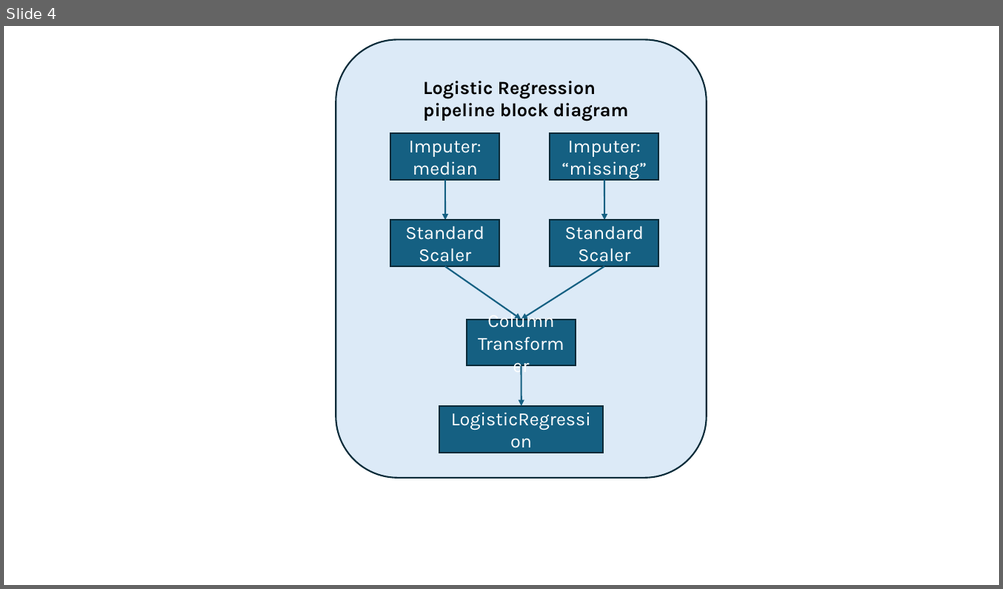
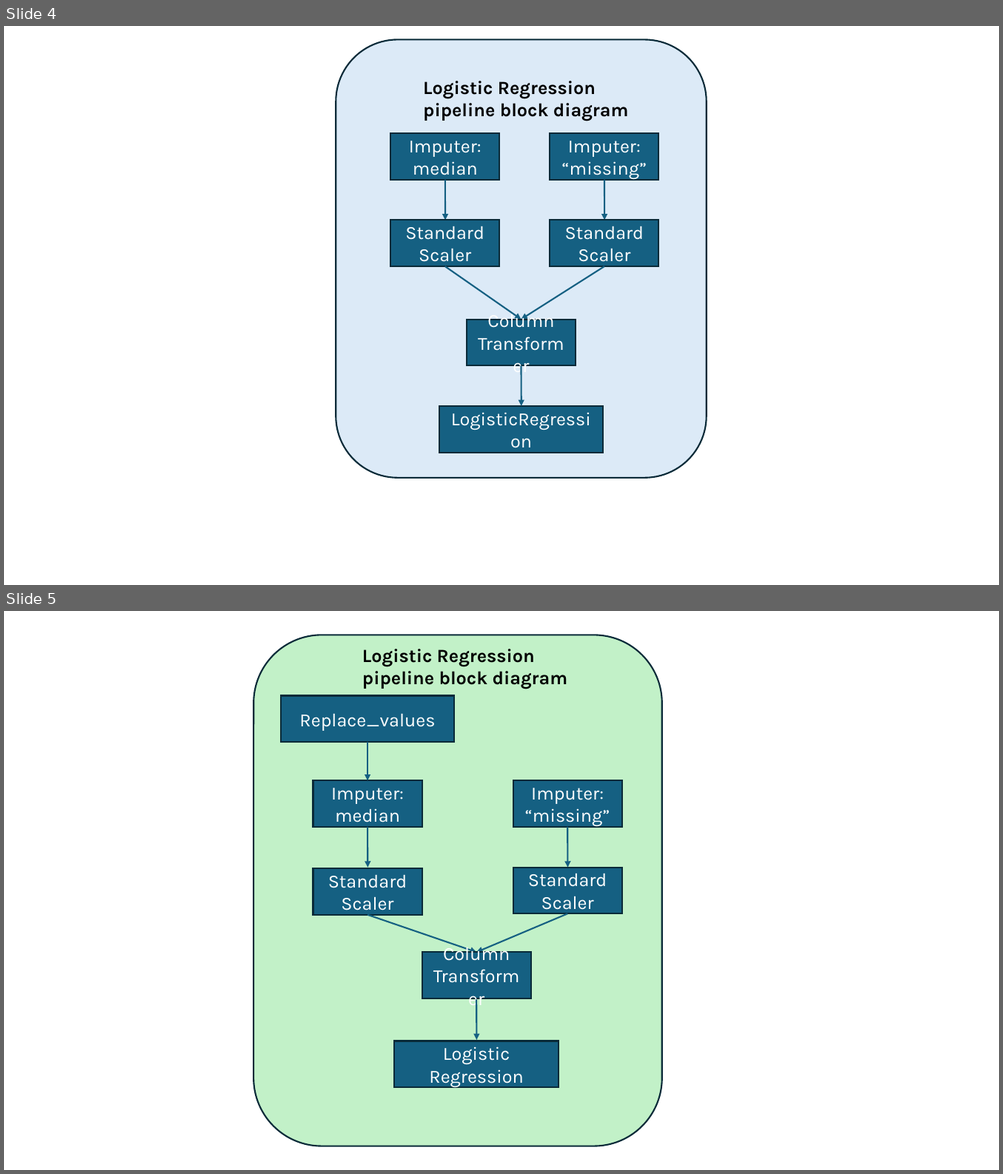
Before and after one commit to pmiller50/IU_AML_SP24_Group9, a slide deck: Block Charts.pptx. Shown one above the other, each under a label of ours: slide 4 before the commit, slides 4 and 5 after it. The pictures are 1003x589 and 1003x1174 pixels, drawn with LibreOffice and Linux fonts; fonts in the diff are those of the drawing. Boxes give left, top, right and bottom in pixels: in the first picture for what was removed or moved away, otherwise in the second. Text is boxed around its words. In the diff, an @@ line names an element or a change of style, - is before the commit and + after.

```diff
--- a/Block Charts.pptx
+++ b/Block Charts.pptx
@@ slide 5 added at box(4, 611, 999, 1170), background #FFFFFF @@
@@ rounded rectangle added at box(254, 635, 662, 1147), fill #C2F1C8, outline #092A39 1.5 pt @@
@@ text added at box(362, 649, 568, 689), 18 pt, text #000000, bold @@
+Logistic Regression pipeline block diagram
@@ rectangle added at box(281, 696, 454, 742), fill #156082, outline #092A39 1.5 pt, 18 pt, text #FFFFFF @@
+Replace_values
@@ arrow added from (367, 742) to (367, 781), #156082 1.5 pt @@
@@ rectangle added at box(313, 781, 422, 827), fill #156082, outline #092A39 1.5 pt, 18 pt, text #FFFFFF @@
+Imputer: median
@@ rectangle added at box(513, 781, 622, 827), fill #156082, outline #092A39 1.5 pt, 18 pt, text #FFFFFF @@
+Imputer: “missing”
@@ arrow added from (367, 827) to (367, 868), #156082 1.5 pt @@
@@ arrow added from (567, 827) to (567, 868), #156082 1.5 pt @@
@@ rectangle added at box(313, 869, 422, 914), fill #156082, outline #092A39 1.5 pt, 18 pt, text #FFFFFF @@
+Standard Scaler
@@ rectangle added at box(513, 868, 622, 914), fill #156082, outline #092A39 1.5 pt, 18 pt, text #FFFFFF @@
+Standard Scaler
@@ arrow added from (367, 914) to (476, 953), #156082 1.5 pt @@
@@ arrow added from (567, 914) to (476, 953), #156082 1.5 pt @@
@@ rectangle added at box(422, 953, 531, 999), fill #156082, outline #092A39 1.5 pt, 18 pt, text #FFFFFF @@
+Column Transformer
@@ arrow added from (476, 999) to (476, 1040), #156082 1.5 pt @@
@@ rectangle added at box(394, 1042, 558, 1088), fill #156082, outline #092A39 1.5 pt, 18 pt, text #FFFFFF @@
+Logistic Regression
```
Also in this commit, not shown: 2 other slides added, 3 other files.
